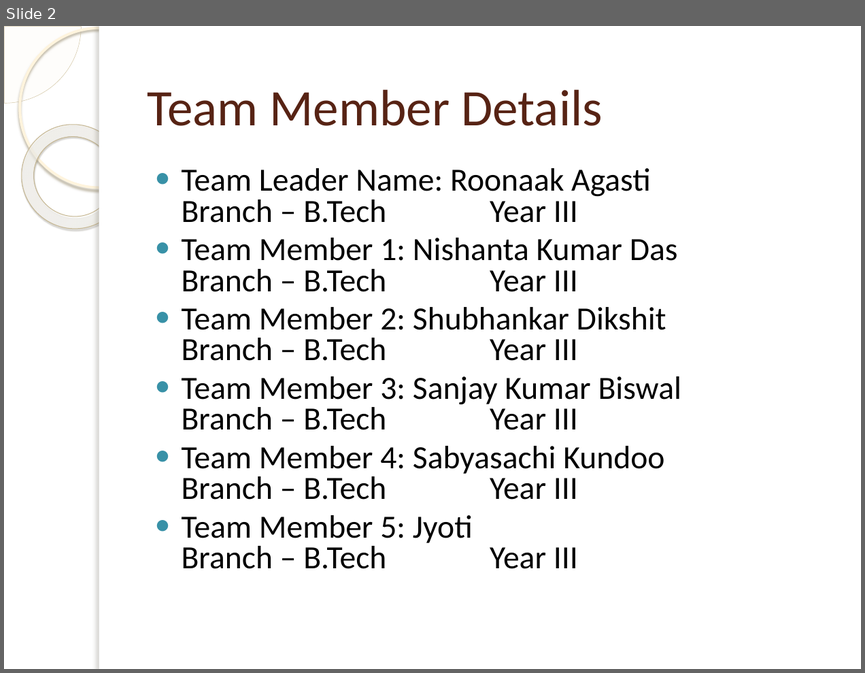
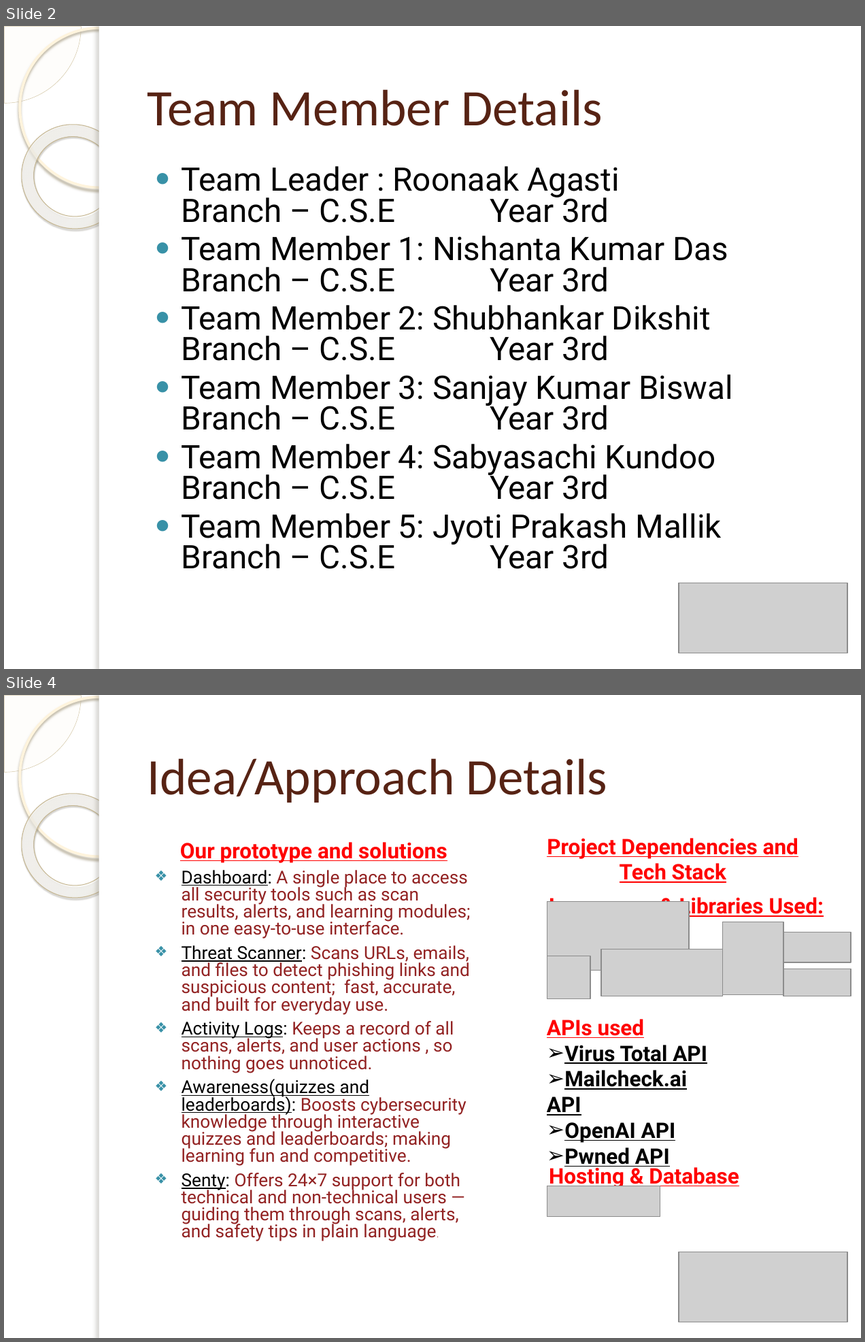
Before and after one commit to dkwritescode/Sentinel, a slide deck: senti-ppt.pptx. Shown one above the other, each under a label of ours: slide 2 before the commit, slides 2 and 4 after it; the slides between them are not shown. The pictures are 865x673 and 865x1342 pixels, drawn with LibreOffice and Linux fonts; fonts in the diff are those of the drawing; grey boxes stand for pictures; background and template pictures are left out. Boxes give left, top, right and bottom in pixels: in the first picture for what was removed or moved away, otherwise in the second. Text is boxed around its words. In the diff, an @@ line names an element or a change of style, - is before the commit and + after.

```diff
--- a/senti-ppt.pptx
+++ b/senti-ppt.pptx
@@ slide 4 added at [4,695,861,1338], background picture (left out); not listed: 5 template elements that a slide beside it also shows @@
@@ title added at [147,758,607,802], 43 pt, text #572314 @@
+Idea/Approach Details
@@ text added at [180,842,470,1241], 15 pt, text #922222 @@
+Our prototype and solutions
+❖ Dashboard: A single place to access all security tools such as scan results, alerts, and learning modules; in one easy-to-use interface.
+❖ Threat Scanner: Scans URLs, emails, and files to detect phishing links and suspicious content; fast, accurate, and built for everyday use.
+❖ Activity Logs: Keeps a record of all scans, alerts, and user actions , so nothing goes unnoticed.
+❖ Awareness(quizzes and leaderboards): Boosts cybersecurity knowledge through interactive quizzes and leaderboards; making learning fun and competitive.
+❖ Senty: Offers 24×7 support for both technical and non-technical users — guiding them through scans, alerts, and safety tips in plain language.
@@ text added at [547,838,798,883], 18 pt, text #FF0000, bold, underline @@
+Project Dependencies and Tech Stack
@@ text added at [549,894,824,919], 18 pt, text #FF0000, bold, underline @@
+Languages & Libraries Used:
@@ picture added at [547,902,689,970] @@
@@ picture added at [723,922,784,995] @@
@@ picture added at [783,932,851,962] @@
@@ picture added at [547,955,590,998] @@
@@ picture added at [601,949,723,996] @@
@@ picture added at [783,968,851,996] @@
@@ text added at [547,1019,707,1168], 18 pt, text #000000, bold, underline @@
+APIs used
+➢ Virus Total API
+➢ Mailcheck.ai API
+➢ OpenAI API
+➢ Pwned API
@@ text added at [549,1166,739,1189], 18 pt, text #FF0000, bold, underline @@
+Hosting & Database
@@ picture added at [547,1186,660,1217] @@
@@ picture added at [679,1252,847,1322] @@
@@ slide 2 changed as well @@
@@ text at [181,166,733,569]: text changed; font Calibri to Roboto @@
-● Team Leader Name: Roonaak Agasti
-  Branch – B.Tech Year III
-● Team Member 1: Nishanta Kumar Das
-  Branch – B.Tech Year III
-● Team Member 2: Shubhankar Dikshit
-  Branch – B.Tech Year III
-● Team Member 3: Sanjay Kumar Biswal
-  Branch – B.Tech Year III
-● Team Member 4: Sabyasachi Kundoo
-  Branch – B.Tech Year III
-● Team Member 5: Jyoti
-  Branch – B.Tech Year III
+● Team Leader : Roonaak Agasti
+  Branch – C.S.E Year 3rd
+● Team Member 1: Nishanta Kumar Das
+  Branch – C.S.E Year 3rd
+● Team Member 2: Shubhankar Dikshit
+  Branch – C.S.E Year 3rd
+● Team Member 3: Sanjay Kumar Biswal
+  Branch – C.S.E Year 3rd
+● Team Member 4: Sabyasachi Kundoo
+  Branch – C.S.E Year 3rd
+● Team Member 5: Jyoti Prakash Mallik
+  Branch – C.S.E Year 3rd
@@ picture added at [679,583,847,653] @@
```
Also in this commit, not shown: 2 other slides changed, 3 other slides added.
